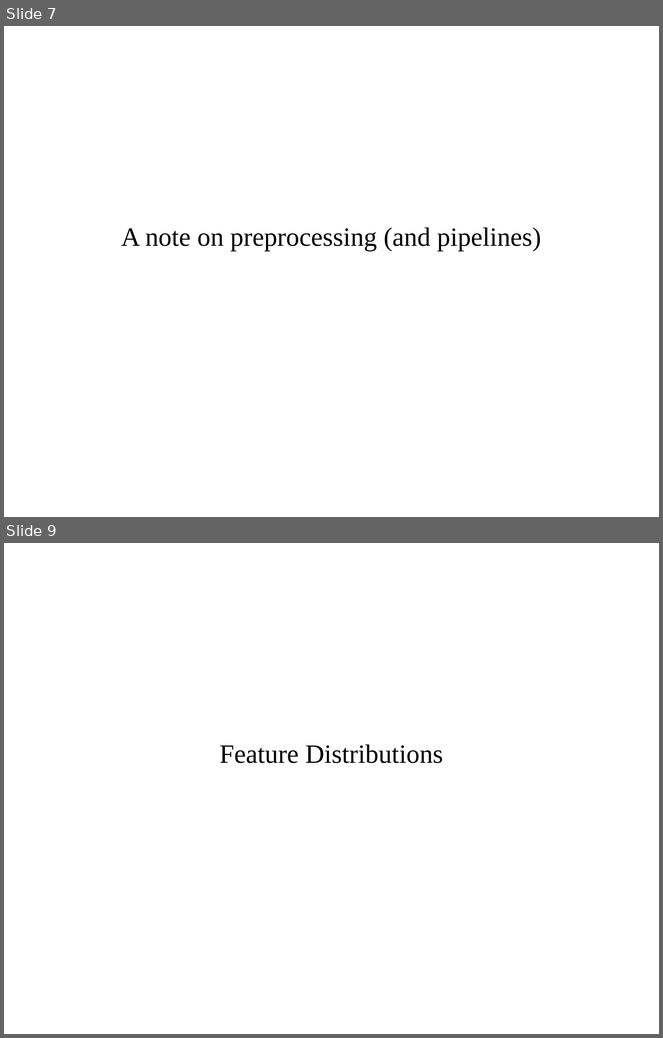
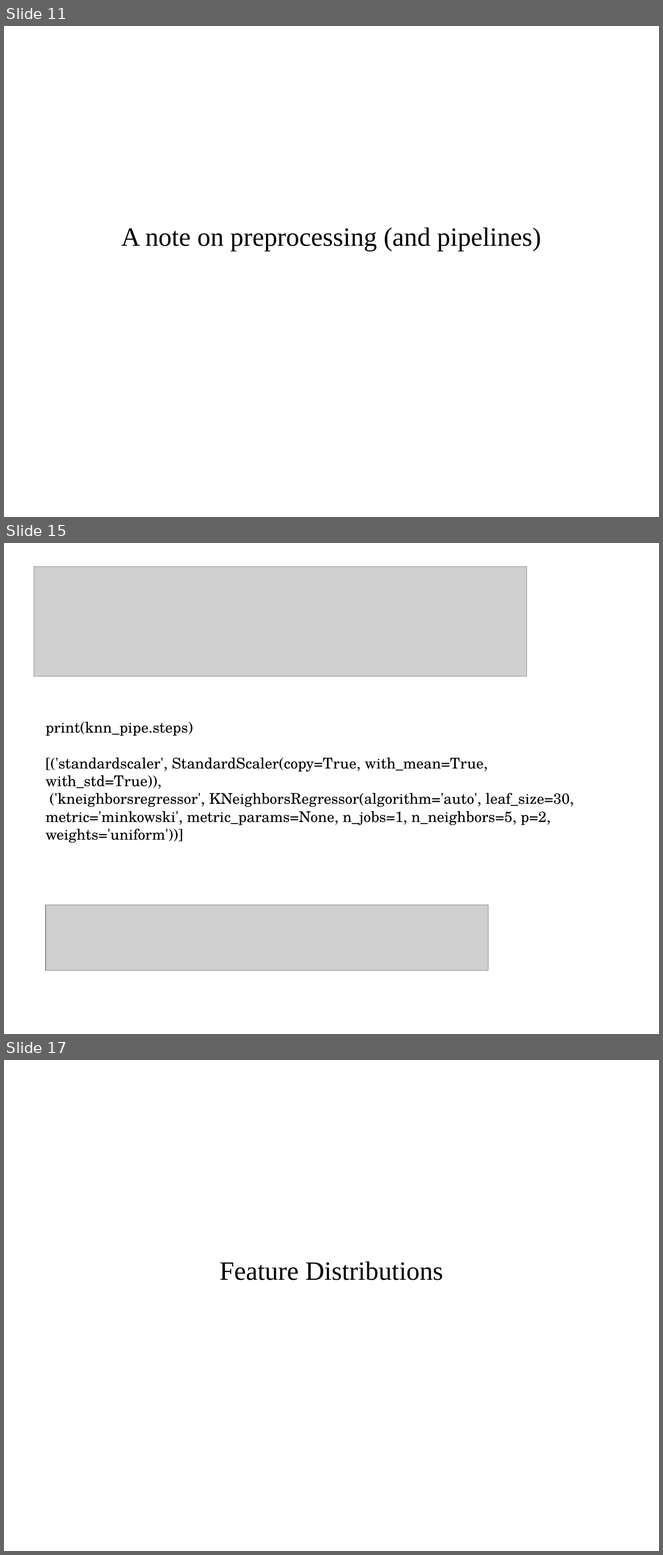
Before and after one commit to amueller/applied_ml_spring_2017, a slide deck: slides/aml-07-020817.odp. Shown one above the other, each under a label of ours: slides 7 and 9 before the commit, slides 11, 15 and 17 after it; the slides between them are not shown. The pictures are 663x1038 and 663x1555 pixels, drawn with LibreOffice and Linux fonts; fonts in the diff are those of the drawing; grey boxes stand for pictures. Boxes give left, top, right and bottom in pixels: in the first picture for what was removed or moved away, otherwise in the second. Text is boxed around its words. In the diff, an @@ line names an element or a change of style, - is before the commit and + after.

```diff
--- a/slides/aml-07-020817.odp
+++ b/slides/aml-07-020817.odp
@@ slide 15 added at <box>4,543,659,1034</box>, background #FFFFFF @@
@@ picture added at <box>34,567,527,676</box> @@
@@ text added at <box>46,722,574,843</box>, 18 pt, text #000000 @@
+print(knn_pipe.steps)
+[('standardscaler', StandardScaler(copy=True, with_mean=True, with_std=True)),
+('kneighborsregressor', KNeighborsRegressor(algorithm='auto', leaf_size=30, metric='minkowski', metric_params=None, n_jobs=1, n_neighbors=5, p=2, weights='uniform'))]
@@ picture added at <box>46,905,489,971</box> @@
@@ what was slide 7 is now slide 11 @@
@@ what was slide 9 is now slide 17 @@
```
Also in this commit, not shown: 1 slide changed, 22 other slides added, 5 slides removed, 1 other file.
